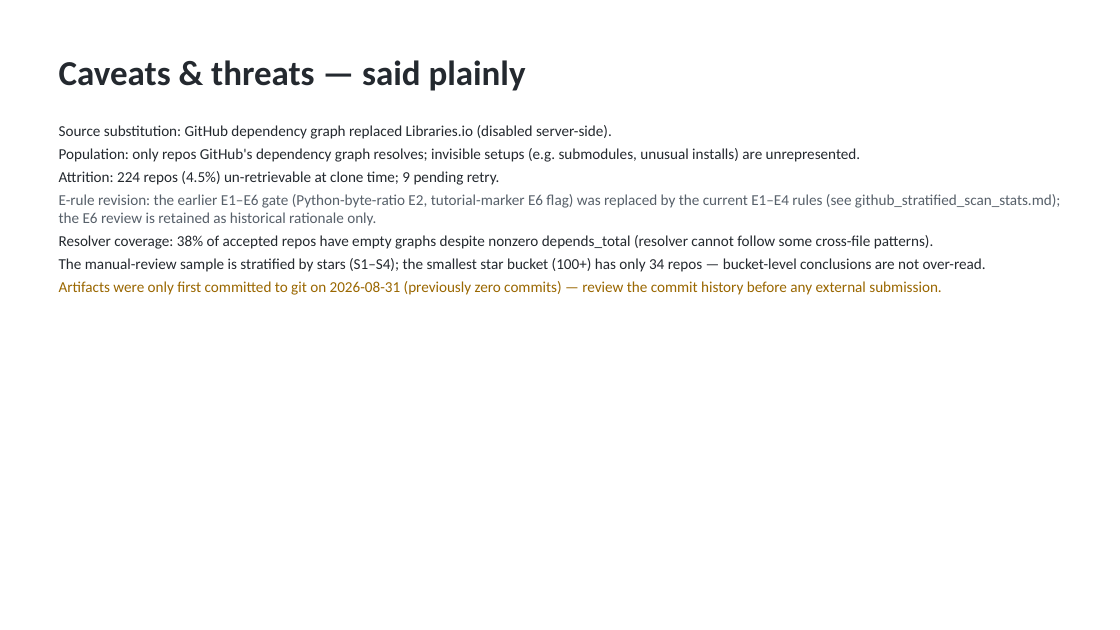
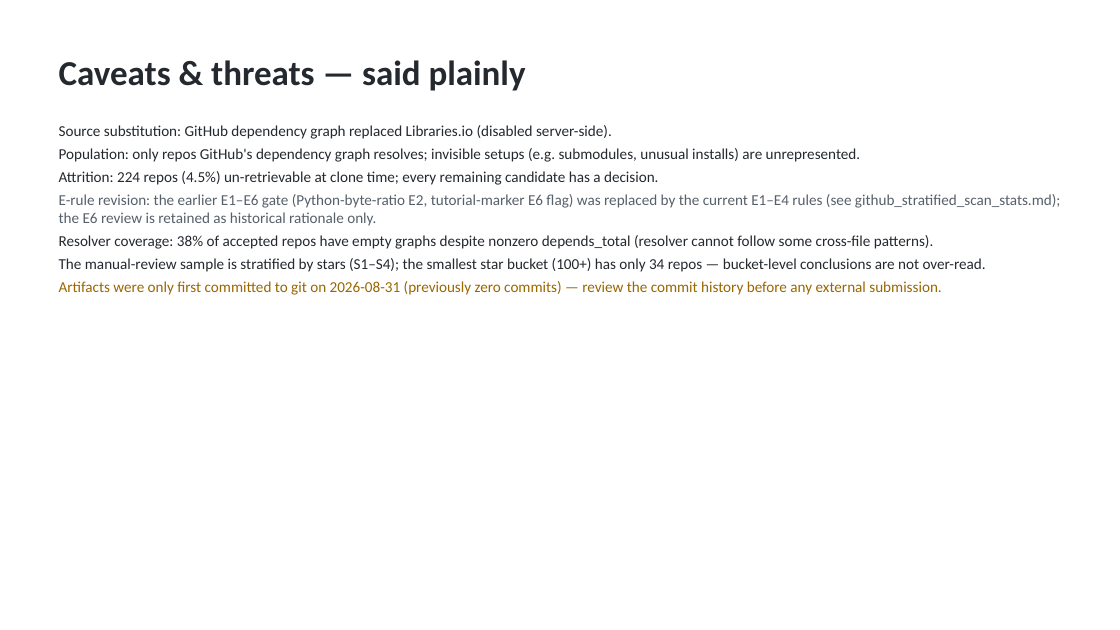
Before and after one commit to codeCrack-01/fastapi-di-empirical-study, a slide deck: slide 21 of analysis/out/fastapi_di_presentation.pptx. Drawn at 1120x630 pixels with LibreOffice and Linux fonts; fonts in the diff are those of the drawing. Boxes give left, top, right and bottom in pixels: in the first picture for what was removed or moved away, otherwise in the second. Text is boxed around its words. In the diff, an @@ line names an element or a change of style, - is before the commit and + after.

```diff
--- a/analysis/out/fastapi_di_presentation.pptx
+++ b/analysis/out/fastapi_di_presentation.pptx
@@ text at [59, 171, 658, 185]: text changed @@
-Attrition: 224 repos (4.5%) un-retrievable at clone time; 9 pending retry.
+Attrition: 224 repos (4.5%) un-retrievable at clone time; every remaining candidate has a decision.
```
Also in this commit, not shown: 5 other slides changed, 8 other files.
